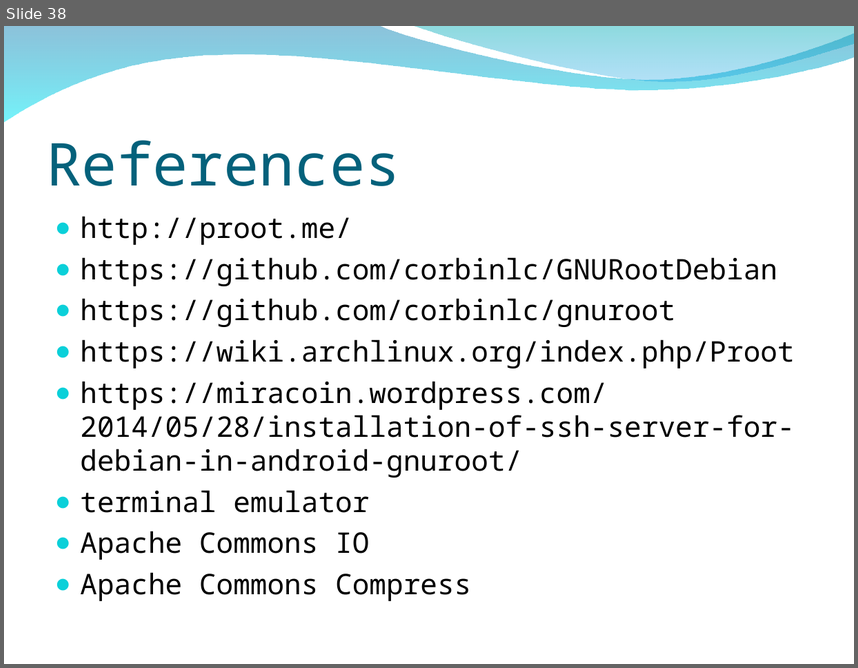
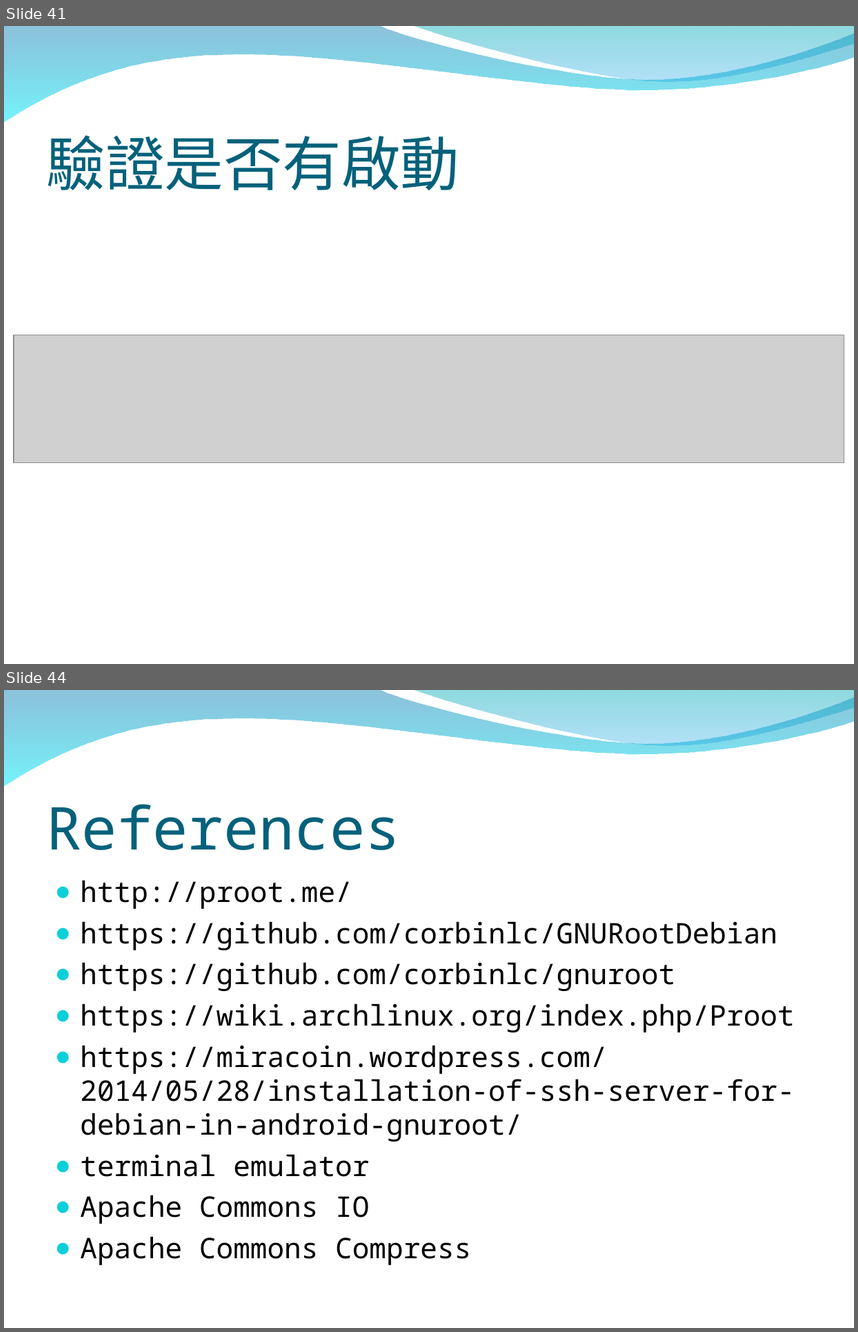
Before and after one commit to peter279k/regular_meeting, a slide deck: Proot.ppt. Shown one above the other, each under a label of ours: slide 38 before the commit, slides 41 and 44 after it; the slides between them are not shown. The pictures are 858x668 and 858x1332 pixels, drawn with LibreOffice and Linux fonts; fonts in the diff are those of the drawing; grey boxes stand for pictures; background and template pictures are left out. Boxes give left, top, right and bottom in pixels: in the first picture for what was removed or moved away, otherwise in the second. Text is boxed around its words. In the diff, an @@ line names an element or a change of style, - is before the commit and + after.

```diff
--- a/Proot.ppt
+++ b/Proot.ppt
@@ slide 41 added at [4,26,854,664], background picture (left out); not listed: 2 template elements that a slide beside it also shows @@
@@ title added at [47,135,460,190], 50 pt, text #04617B @@
+驗證是否有啟動
@@ picture added at [14,334,844,463] @@
@@ what was slide 38 is now slide 44 @@
```
Also in this commit, not shown: 6 other slides added, 1 slide removed.
